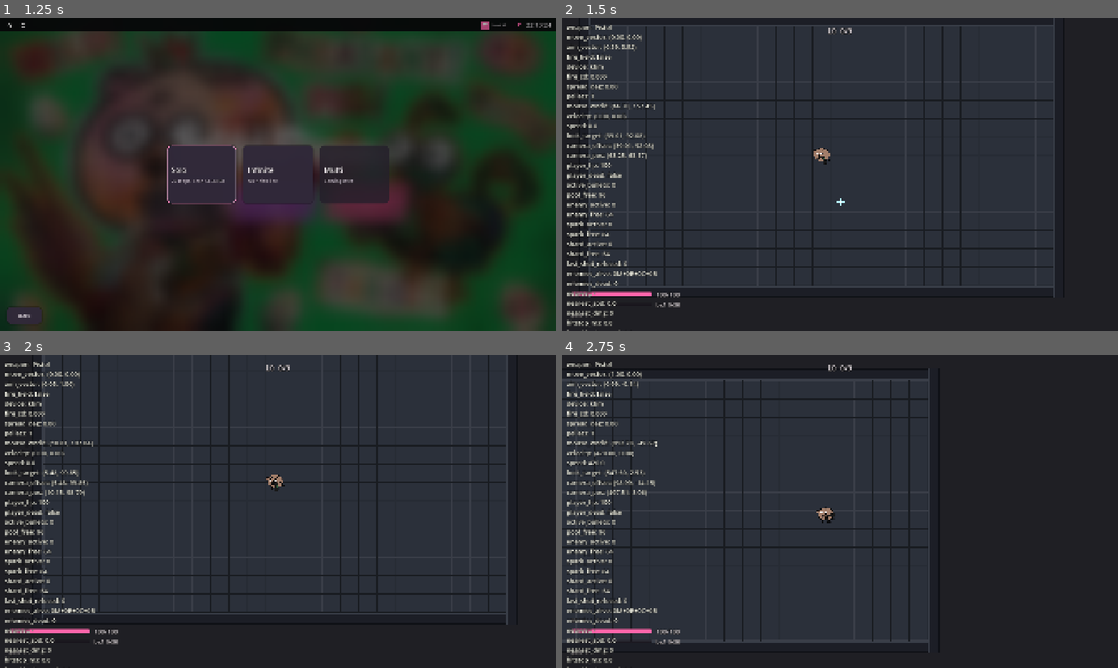
Above: before the commit, frames 1-4 (two rows, left to right).
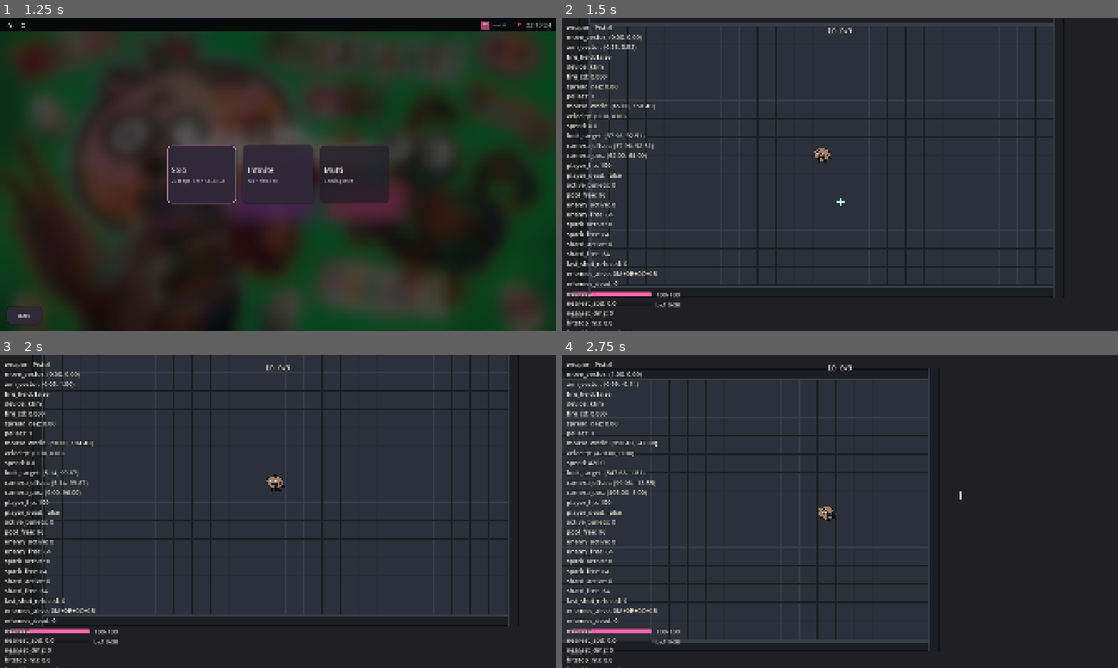
Above: after the commit, the same moments.

Repository: ZhiH2333/WPG
Game: Godot game, scene res://ui/main_menu.tscn
Two runs of this game, one before a commit and one after it. Both use one fixed random seed, a clock stepped at 60 frames per second and the inputs below.
Inputs (mouse positions are in pixels of both pictures, inside the frame that each line leads up to):
- Up to frame 1 (1.25 s): click (278, 202) at 0.5 s
- Up to frame 2 (1.5 s): click (840, 202) at 1.25 s
- Up to frame 3 (2 s): no input
- Up to frame 4 (2.75 s): tap Enter (ui_accept) at 2, 2.27 s; move the mouse to (962, 495) at 2.02 s; hold D (move_right) from 2.03 s (still down); hold Space (dash) from 2.03 s (still down)

Frame 1 is identical in both runs. In frame 2, 3.6% of the frame differs, in the area x 5-89%, y 1-86%; in frame 3, 5.7%, in the area x 7-92%, y 0-87%; in frame 4, 5.1%.

Commit message:
:sparkles: new sfx

Diff:
--- a/camera/player_camera.gd
+++ b/camera/player_camera.gd
@@ -28,7 +28,7 @@
 	_player = player
 	if _player == null:
 		return
-	global_position = get_look_target()
+	global_position = get_look_target().round()
 
 func get_look_target() -> Vector2:
 	if _player == null:
@@ -62,6 +62,7 @@
 		return
 	var look_target: Vector2 = get_look_target()
 	var alpha: float = 1.0 - exp(-follow_smoothing * delta)
-	global_position = global_position.lerp(look_target, alpha)
+	var follow: Vector2 = global_position.lerp(look_target, alpha)
 	_shake_offset = _shake_offset.move_toward(Vector2.ZERO, shake_decay * delta)
-	global_position += _shake_offset
+	# NEAREST 平铺地砖在亚像素镜头下勾缝会闪；shake 一并取整。
+	global_position = (follow + _shake_offset).round()
--- a/combat/sfx_pool.gd
+++ b/combat/sfx_pool.gd
@@ -12,6 +12,7 @@
 var _stream_pistol: AudioStreamWAV
 var _stream_shotgun: AudioStreamWAV
 var _stream_rifle: AudioStreamWAV
+var _stream_smg: AudioStreamWAV
 var _stream_hit: AudioStreamWAV
 var _stream_kill: AudioStreamWAV
 var _stream_hurt: AudioStreamWAV
@@ -22,6 +23,7 @@
 	_stream_pistol = _load_wav("res://audio/pistol.wav")
 	_stream_shotgun = _load_wav("res://audio/shotgun.wav")
 	_stream_rifle = _load_wav("res://audio/rifle.wav")
+	_stream_smg = _load_wav("res://audio/smg.wav")
 	_stream_hit = _load_wav("res://audio/hit.wav")
 	_stream_kill = _load_wav("res://audio/kill.wav")
 	_stream_hurt = _load_wav("res://audio/hurt.wav")
@@ -53,16 +55,16 @@
 	voice.play()
 
 func play_pistol(world_position: Vector2) -> void:
-	play(_stream_pistol, 1.0, -6.0, world_position)
+	play(_stream_pistol, randf_range(0.98, 1.02), -6.0, world_position)
 
 func play_shotgun(world_position: Vector2) -> void:
-	play(_stream_shotgun, 1.0, -1.5, world_position)
+	play(_stream_shotgun, 1.0, -6.0, world_position)
 
 func play_rifle(world_position: Vector2) -> void:
-	play(_stream_rifle, randf_range(0.97, 1.03), -8.0, world_position)
+	play(_stream_rifle, randf_range(0.97, 1.03), -7.0, world_position)
 
 func play_smg(world_position: Vector2) -> void:
-	play(_stream_rifle, randf_range(1.12, 1.22), -11.0, world_position)
+	play(_stream_smg, randf_range(0.98, 1.03), -10.0, world_position)
 
 func play_weapon(weapon: Weapon, world_position: Vector2) -> void:
 	if weapon is Shotgun:
Binary file added: images/chik.png
Not shown, added: images/chik.png.import
Not shown, changed: README.md
Not shown, changed: audio/pistol.wav
Not shown, changed: audio/rifle.wav
Not shown, changed: audio/shotgun.wav
Not shown, changed: audio/smg.wav
